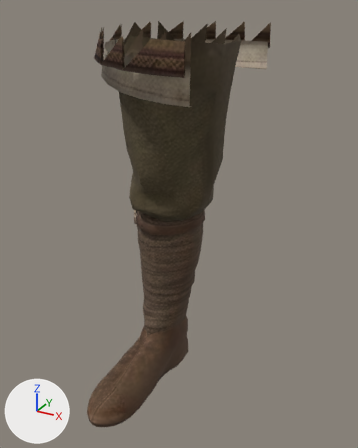
The glTF model assets/character/character_leg_l.glb: old version first, new version second.
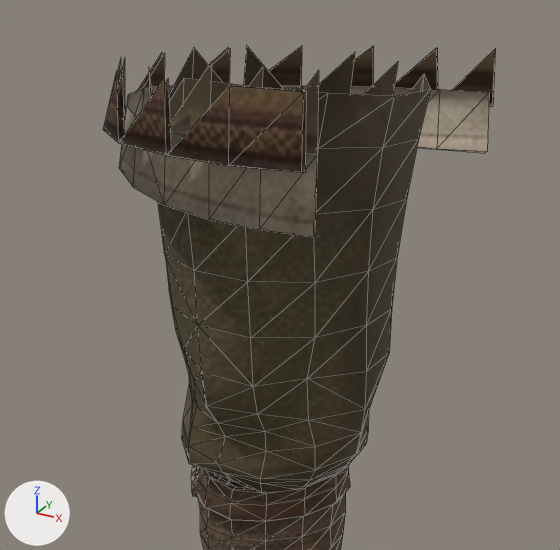
Each version appears first whole from a 50 mm lens placed at (0.451, -0.734, 0.034), pointed at (0.037, 0.019, -0.343), and next in a close-up on the part from 13% to 84% of the width and 0% to 55% of the height. Every picture has the same lights, and +X, +Y and +Z are marked at lower left. The last two pictures show the newer version. The close-ups show mesh edges as thin lines. Vertices at exactly the same position are counted once.

The first close-up shows 'tripo_node_593ac940-e209-4632-be89-0699e29a8120'.
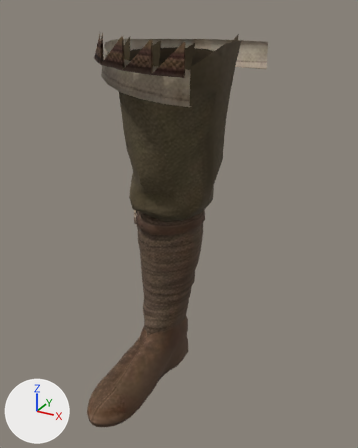
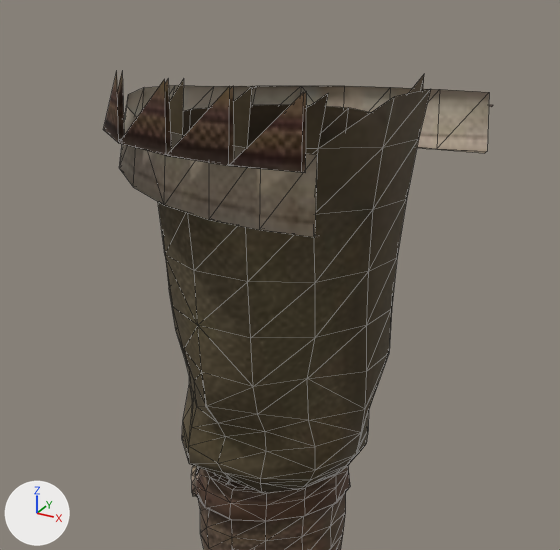
The newer file is also rescaled (x1.014), turned or shifted as a whole; pictures and numbers use the older file's frame.

Changed parts and their boxes (x1, y1, x2, y2) in the close-ups (560 x 550 px):
'tripo_node_593ac940-e209-4632-be89-0699e29a8120', reshaped: before (103, 46, 496, 550); after (103, 72, 493, 550)
part 1 of me_meshes_0, deleted (brown): before (117, 46, 496, 165)

Diff of the bpy script that builds the scene:
```diff
--- a/assets/character/character_leg_l.glb.py
+++ b/assets/character/character_leg_l.glb.py
@@ me_meshes_0 @@
 # used by ob_tripo_node_593ac940_e209_4632_be89_0699e29a8120; location = (0.0, 0.0, 0.0)
-me_meshes_0.from_pydata(...)  # 729 vertices, 1325 faces; spans x -0.107..0.135, y -0.181..0.183, z -0.72..0.01
+me_meshes_0.from_pydata(...)  # 707 vertices, 1296 faces; spans x -0.107..0.135, y -0.181..0.183, z -0.72..-0.001
+# me_meshes_0 part 1
+# 22 vertices are removed from x -0.094..0.135, y -0.127..0.18, z -0.002..0.01
+# 29 faces are deleted
 me_meshes_0.materials.append(mat_material_tripo_node_593ac940_e209_4632_be89_0699e29a8120)
```
